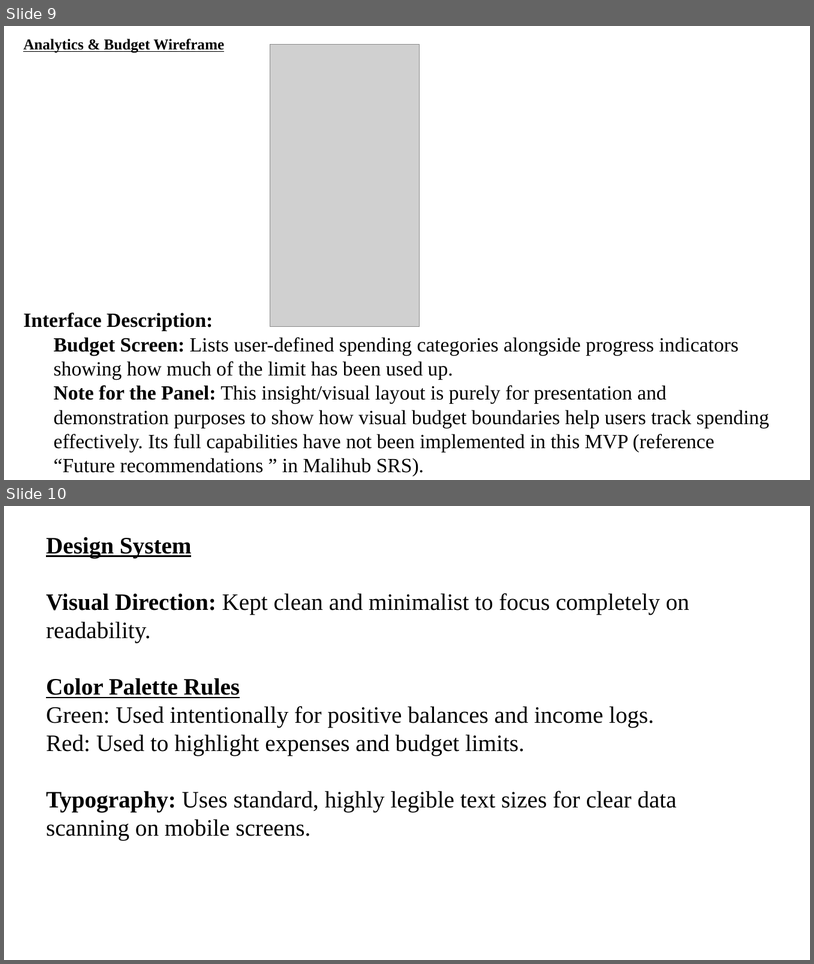
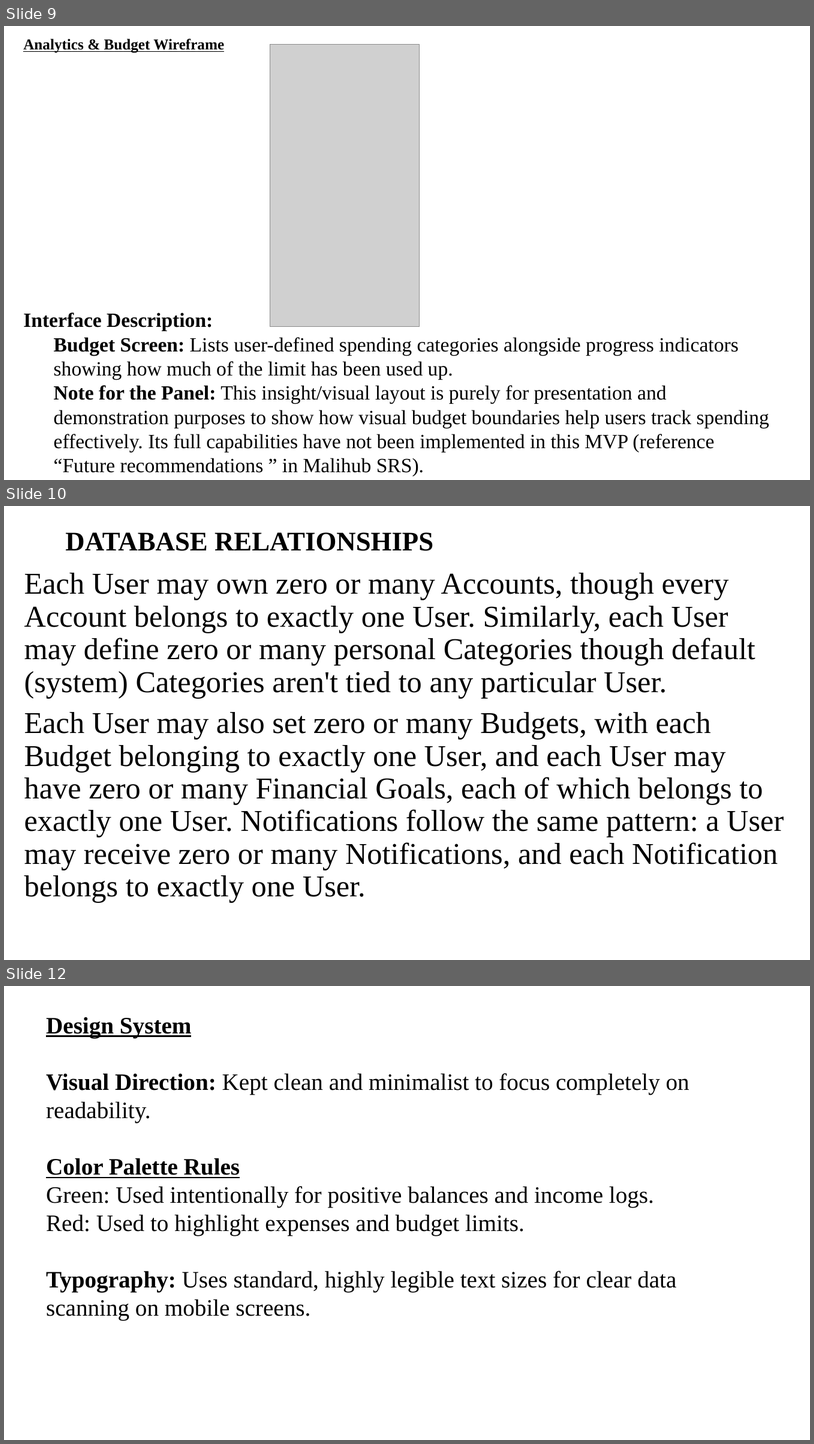
Before and after one commit to p1-my2/Malihub, a slide deck: MALIHUB POWERPOINT PRESENTATION.pptx. Shown one above the other, each under a label of ours: slides 9 and 10 before the commit, slides 9, 10 and 12 after it; the slides between them are not shown. The pictures are 814x964 and 814x1444 pixels, drawn with LibreOffice and Linux fonts; fonts in the diff are those of the drawing; grey boxes stand for pictures. Boxes give left, top, right and bottom in pixels: in the first picture for what was removed or moved away, otherwise in the second. Text is boxed around its words. In the diff, an @@ line names an element or a change of style, - is before the commit and + after.

Commit message:
Fixed Notification bug

```diff
--- a/MALIHUB POWERPOINT PRESENTATION.pptx
+++ b/MALIHUB POWERPOINT PRESENTATION.pptx
@@ slide 10 added at [4,506,810,960], background #FFFFFF @@
@@ title added at [65,532,434,551], 32 pt, text #000000, bold @@
+DATABASE RELATIONSHIPS
@@ text added at [24,573,784,903], 36 pt, text #000000 @@
+Each User may own zero or many Accounts, though every Account belongs to exactly one User. Similarly, each User may define zero or many personal Categories though default (system) Categories aren't tied to any particular User.
+Each User may also set zero or many Budgets, with each Budget belonging to exactly one User, and each User may have zero or many Financial Goals, each of which belongs to exactly one User. Notifications follow the same pattern: a User may receive zero or many Notifications, and each Notification belongs to exactly one User.
@@ what was slide 10 is now slide 12 @@
```
Also in this commit, not shown: 1 other slide added, 4 other files.
